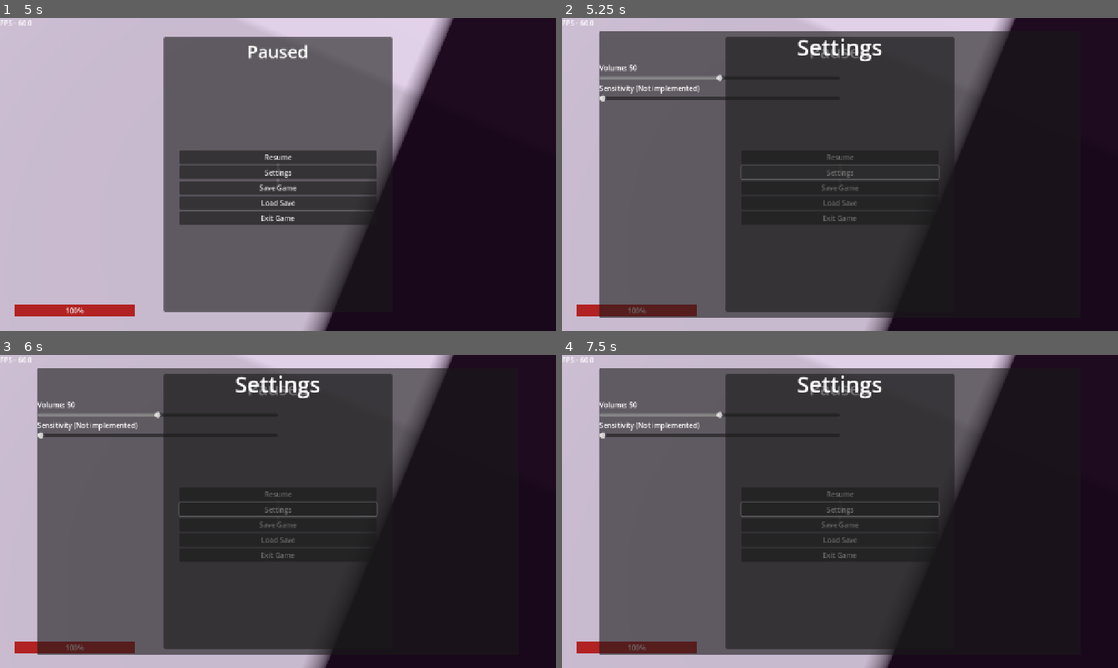
Above: before the commit, frames 1-4 (two rows, left to right).
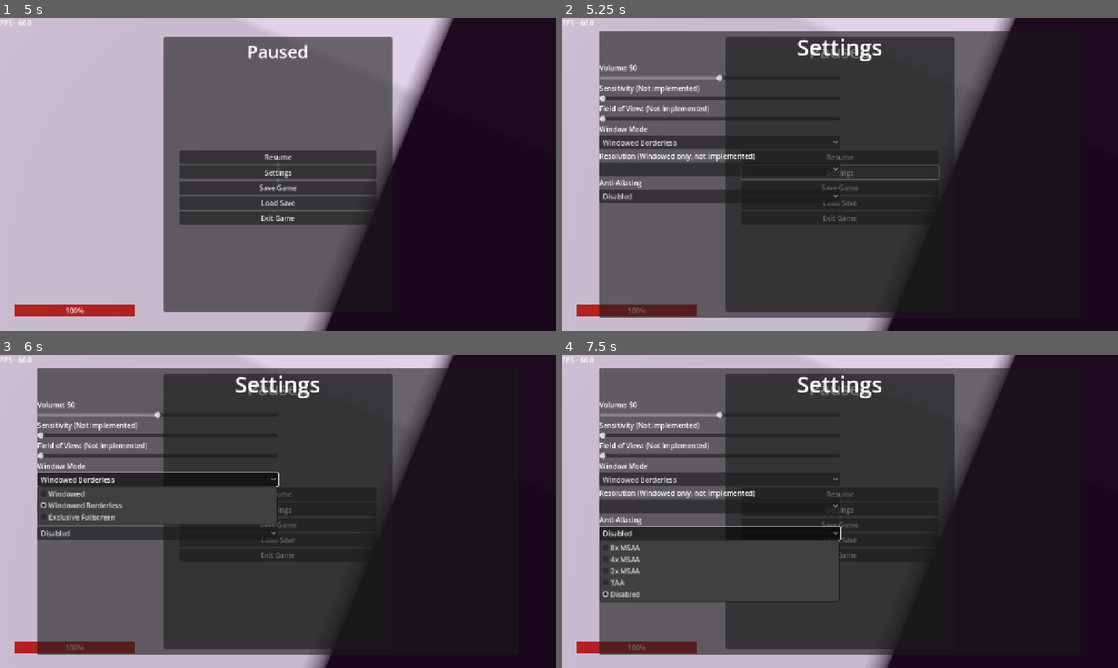
Above: after the commit, the same moments.

Repository: RubberDev/3d-game-test
Game: Godot game, scene res://TitleScreens/DebugTitleScr/DebugTitleScreen.tscn
Same seed, same stepped clock (60 frames per second), same inputs: the game is played once before the commit and once after it. Sound files missing from this copy of the repository are replaced by a short silence.
Inputs (mouse positions are in pixels of both pictures, inside the frame that each line leads up to):
- Up to frame 1 (5 s): click "Phys and Trigger Test" at 0.5 s; tap Enter at 1.25 s; move the mouse to (305, 174) at 1.27 s; hold Ctrl (Crouch) 1.28-2.03 s; hold W (Forward) from 1.28 s (still down); tap Space (Jump) at 1.52, 2.27, 3.77, 4.52 s; move the mouse to (250, 174) at 2.02 s; tap F (Flashlight) at 2.1 s; move the mouse to (289, 168) at 2.77 s; tap E (Interact) at 2.85 s; move the mouse to (272, 180) at 3.52 s; tap Alt (Sneak) at 3.6 s; move the mouse to (316, 177) at 4.27 s; hold Shift (Sprint) from 4.28 s (still down); tap Escape (Pause) at 4.9 s
- Up to frame 2 (5.25 s): release W (Forward) at 5 s; release Shift (Sprint) at 5 s; click "Settings" at 5 s
- Up to frame 3 (6 s): click (155, 480) at 5.75 s, where only the run after the commit has a clickable "Windowed Borderless"
- Up to frame 4 (7.5 s): click (717, 505) at 6.52 s; click (717, 533) at 7.25 s, where only the run after the commit has a clickable "Disabled"

Frame 1 is identical in both runs. In frame 2, 4.0% of the frame differs, in the area x 6-50%, y 28-60%; in frame 3, 7.9%; in frame 4, 9.9%, in the area x 6-68%, y 28-80%.

Commit message:
Update settings menu, Anti-Aliasing, Window mode, unimplemented
Update settings menu, Anti-Aliasing, Window mode, unimplemented

Diff:
--- a/Player/UI/pause_menu.tscn
+++ b/Player/UI/pause_menu.tscn
@@ -15,6 +15,7 @@
 script = ExtResource("1_br0yf")
 
 [node name="MainP" type="Panel" parent="."]
+visible = false
 layout_mode = 1
 anchors_preset = 8
 anchor_left = 0.5
@@ -84,7 +85,7 @@
 grow_horizontal = 2
 grow_vertical = 2
 
-[node name="Label" type="Label" parent="Settings"]
+[node name="SettingsLabel" type="Label" parent="Settings"]
 layout_mode = 1
 anchors_preset = 5
 anchor_left = 0.5
@@ -118,8 +119,59 @@
 layout_mode = 2
 text = "Sensitivity (Not implemented)"
 
-[node name="HSlider" type="HSlider" parent="Settings/VBoxContainer"]
+[node name="SensSlide" type="HSlider" parent="Settings/VBoxContainer"]
 layout_mode = 2
+
+[node name="FOV" type="Label" parent="Settings/VBoxContainer"]
+layout_mode = 2
+text = "Field of View: (Not implemented)"
+
+[node name="FOVslide" type="HSlider" parent="Settings/VBoxContainer"]
+layout_mode = 2
+
+[node name="WindLabel" type="Label" parent="Settings/VBoxContainer"]
+layout_mode = 2
+text = "Window Mode"
+
+[node name="WindowModes" type="OptionButton" parent="Settings/VBoxContainer"]
+layout_mode = 2
+selected = 1
+item_count = 3
+popup/item_0/text = "Windowed"
+popup/item_0/id = 0
+popup/item_1/text = "Windowed Borderless"
+popup/item_1/id = 1
+popup/item_2/text = "Exclusive Fullscreen"
+popup/item_2/id = 2
+
+[node name="ResolutonLabel" type="Label" parent="Settings/VBoxContainer"]
+layout_mode = 2
+text = "Resolution (Windowed only, not implemented)"
+
+[node name="Resolutions" type="OptionButton" parent="Settings/VBoxContainer"]
+layout_mode = 2
+item_count = 1
+popup/item_0/text = "1440x900"
+popup/item_0/id = 0
+
+[node name="AALabel" type="Label" parent="Settings/VBoxContainer"]
+layout_mode = 2
+text = "Anti-Aliasing"
+
+[node name="OptionButton" type="OptionButton" parent="Settings/VBoxContainer"]
+layout_mode = 2
+selected = 4
+item_count = 5
+popup/item_0/text = "8x MSAA"
+popup/item_0/id = 0
+popup/item_1/text = "4x MSAA"
+popup/item_1/id = 1
+popup/item_2/text = "2x MSAA"
+popup/item_2/id = 2
+popup/item_3/text = "TAA"
+popup/item_3/id = 3
+popup/item_4/text = "Disabled"
+popup/item_4/id = 4
 
 [node name="VBoxContainer2" type="VBoxContainer" parent="Settings"]
 layout_mode = 0
